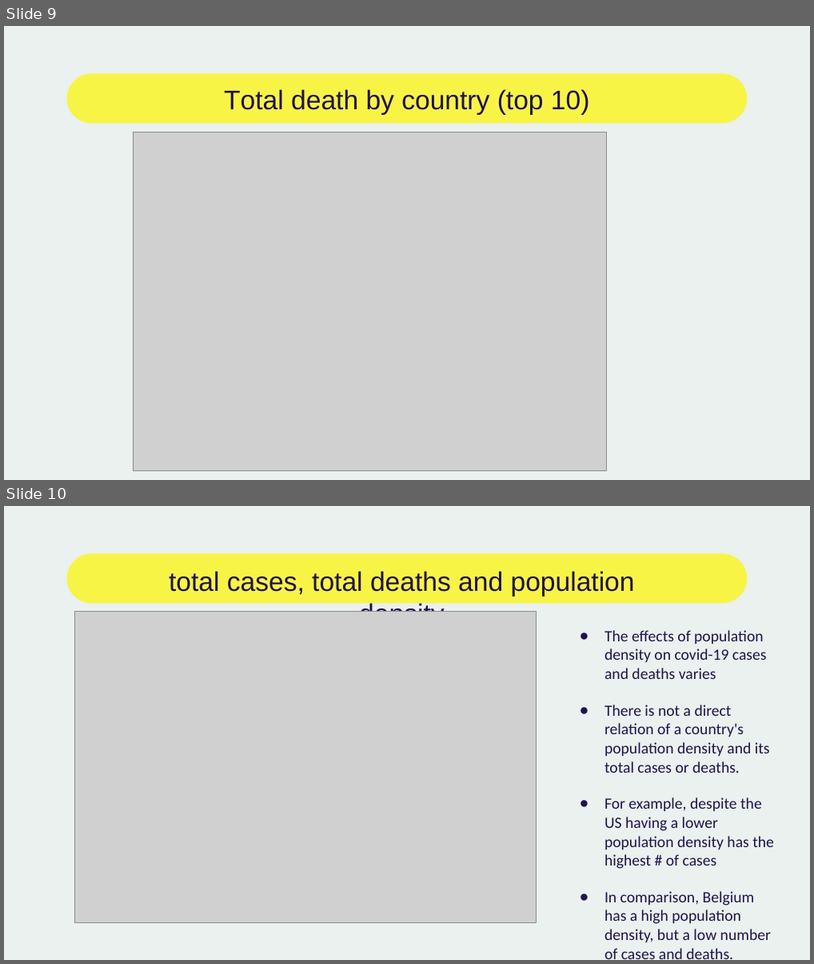
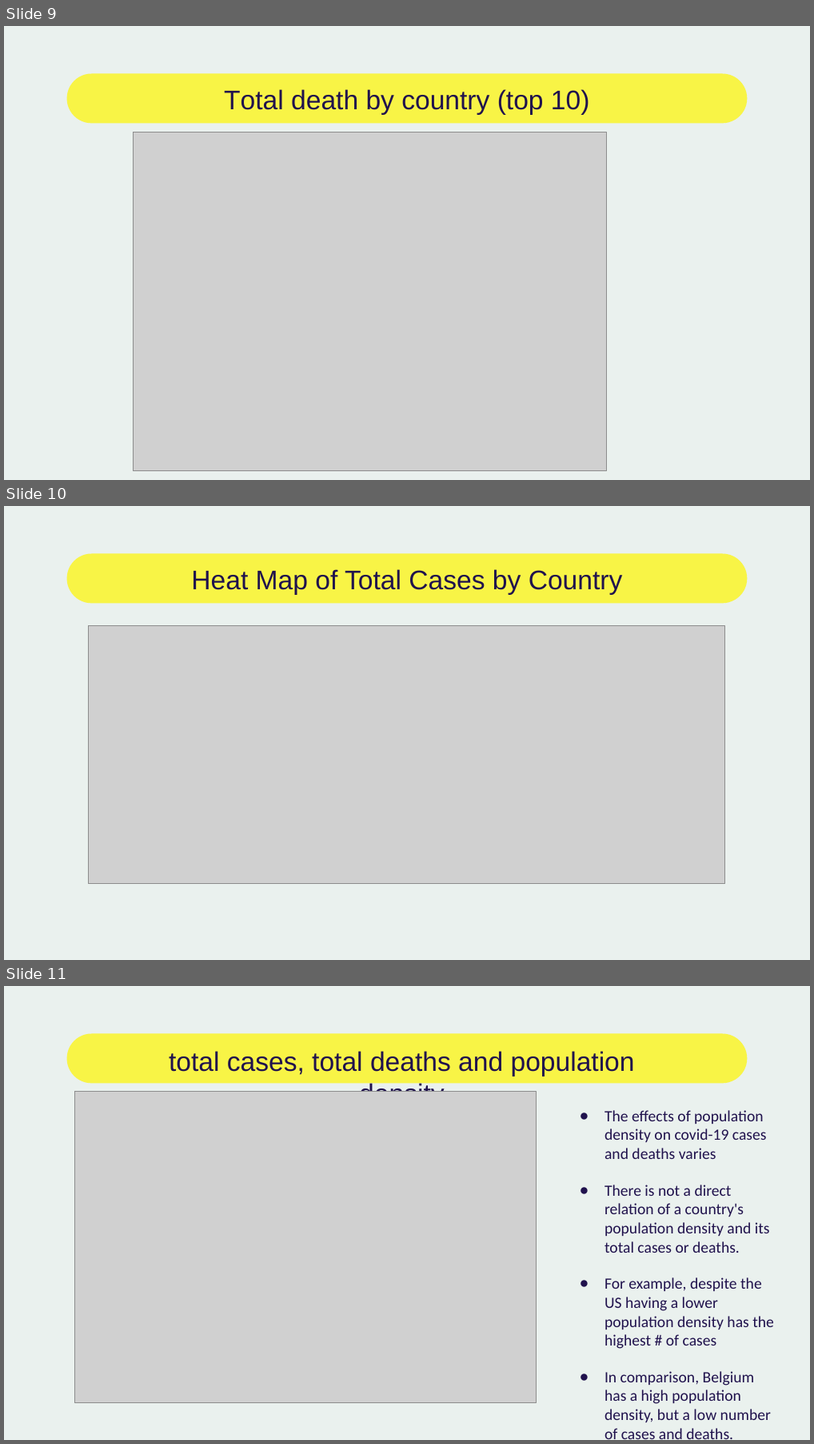
Before and after one commit to jjjdewan/ucb-data-visualization-msgrp-project1-covid-19, a slide deck: presentation_covid19-final.pptx. Shown one above the other, each under a label of ours: slides 9 and 10 before the commit, slides 9, 10 and 11 after it. The pictures are 814x964 and 814x1444 pixels, drawn with LibreOffice and Linux fonts; fonts in the diff are those of the drawing; grey boxes stand for pictures. Boxes give left, top, right and bottom in pixels: in the first picture for what was removed or moved away, otherwise in the second. Text is boxed around its words. In the diff, an @@ line names an element or a change of style, - is before the commit and + after.

Commit message:
Add files via upload
Final presentation with heat map

```diff
--- a/presentation_covid19-final.pptx
+++ b/presentation_covid19-final.pptx
@@ slide 10 added at (4, 506, 810, 960), background #EAF1EE; not listed: 1 template element that a slide beside it also shows @@
@@ title added at (191, 569, 623, 595), 24 pt, text #20124D @@
+Heat Map of Total Cases by Country
@@ picture added at (89, 625, 725, 883) @@
@@ what was slide 10 is now slide 11 @@
```
